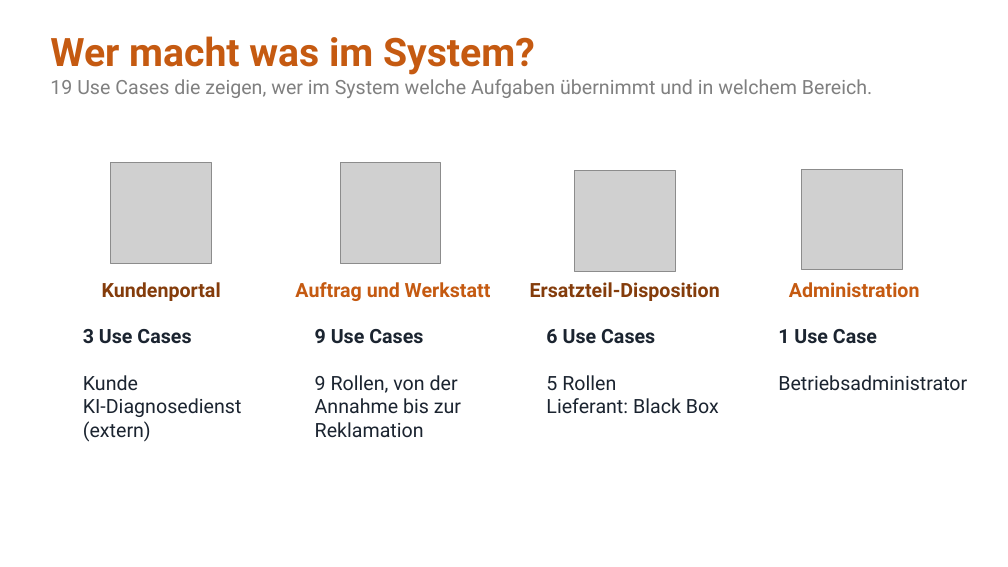
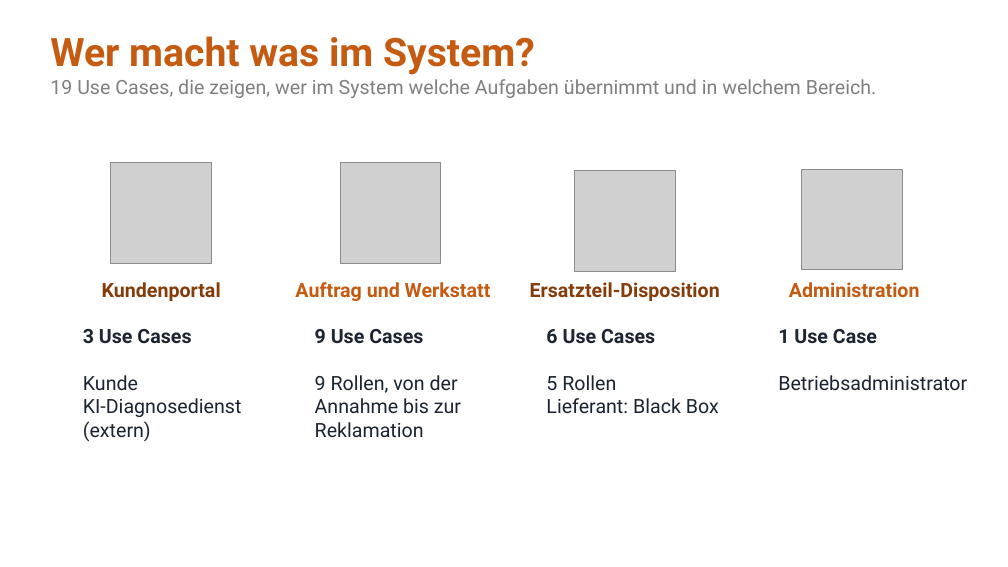
Before and after one commit to jakobschwan123-cmd/casestudy-semester-3, a slide deck: slide 23 of 4_praesentation/Abschlusspraesentation.pptx. Drawn at 1008x567 pixels with LibreOffice and Linux fonts; fonts in the diff are those of the drawing; grey boxes stand for pictures. Boxes give left, top, right and bottom in pixels: in the first picture for what was removed or moved away, otherwise in the second. Text is boxed around its words. In the diff, an @@ line names an element or a change of style, - is before the commit and + after.

```diff
--- a/4_praesentation/Abschlusspraesentation.pptx
+++ b/4_praesentation/Abschlusspraesentation.pptx
@@ text at [50,79,877,98]: text changed @@
-19 Use Cases die zeigen, wer im System welche Aufgaben übernimmt und in welchem Bereich.
+19 Use Cases, die zeigen, wer im System welche Aufgaben übernimmt und in welchem Bereich.
```
Also in this commit, not shown: 7 other slides changed, 14 other files.
